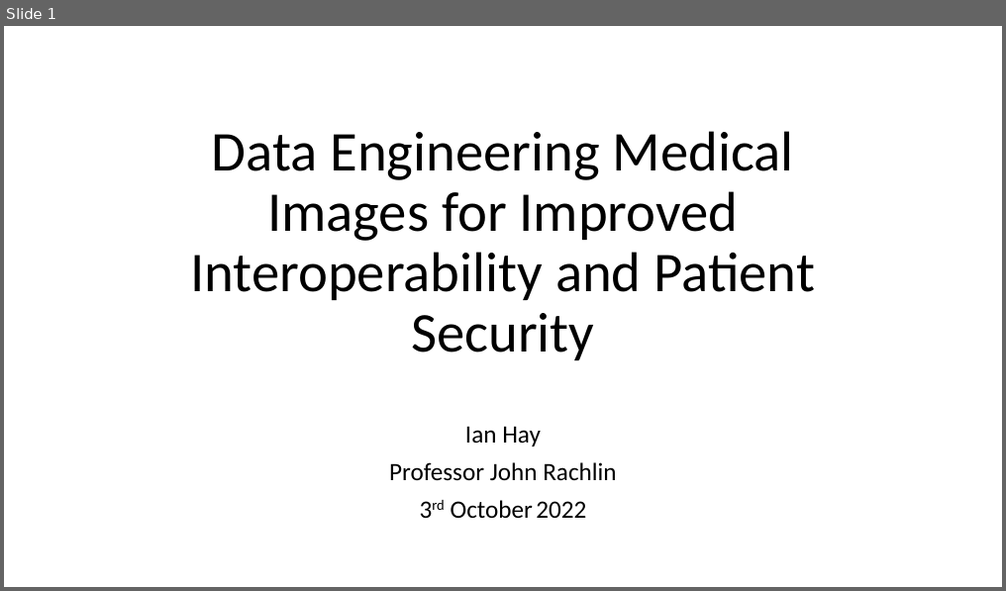
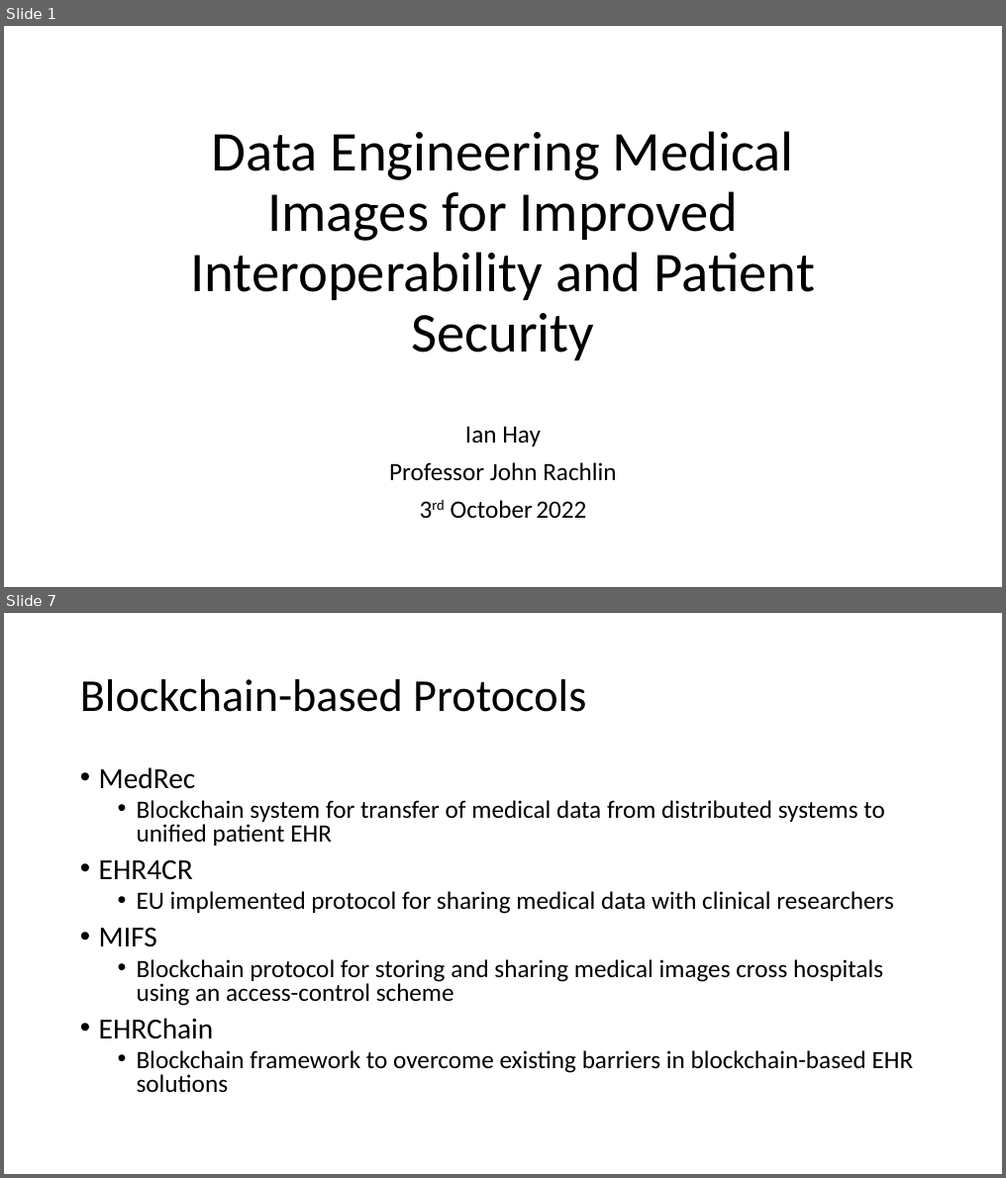
Before and after one commit to hayitsian/DataEngineeringEHRs, a slide deck: Manuscripts & Presentations/Current Landscape Presentation.pptx. Shown one above the other, each under a label of ours: slide 1 before the commit, slides 1 and 7 after it; the slides between them are not shown. The pictures are 1006x591 and 1006x1178 pixels, drawn with LibreOffice and Linux fonts; fonts in the diff are those of the drawing. Boxes give left, top, right and bottom in pixels: in the first picture for what was removed or moved away, otherwise in the second. Text is boxed around its words. In the diff, an @@ line names an element or a change of style, - is before the commit and + after.

```diff
--- a/Manuscripts & Presentations/Current Landscape Presentation.pptx
+++ b/Manuscripts & Presentations/Current Landscape Presentation.pptx
@@ slide 7 added at <box>4,613,1002,1174</box>, background #FFFFFF @@
@@ title added at <box>80,679,586,712</box>, 44 pt, text #000000 @@
+Blockchain-based Protocols
@@ text added at <box>99,767,914,1093</box>, 24 pt, text #000000 @@
+• MedRec
+  • Blockchain system for transfer of medical data from distributed systems to unified patient EHR
+• EHR4CR
+  • EU implemented protocol for sharing medical data with clinical researchers
+• MIFS
+  • Blockchain protocol for storing and sharing medical images cross hospitals using an access-control scheme
+• EHRChain
+  • Blockchain framework to overcome existing barriers in blockchain-based EHR solutions
```
Also in this commit, not shown: 1 slide changed, 4 other slides added, 2 slides removed.
